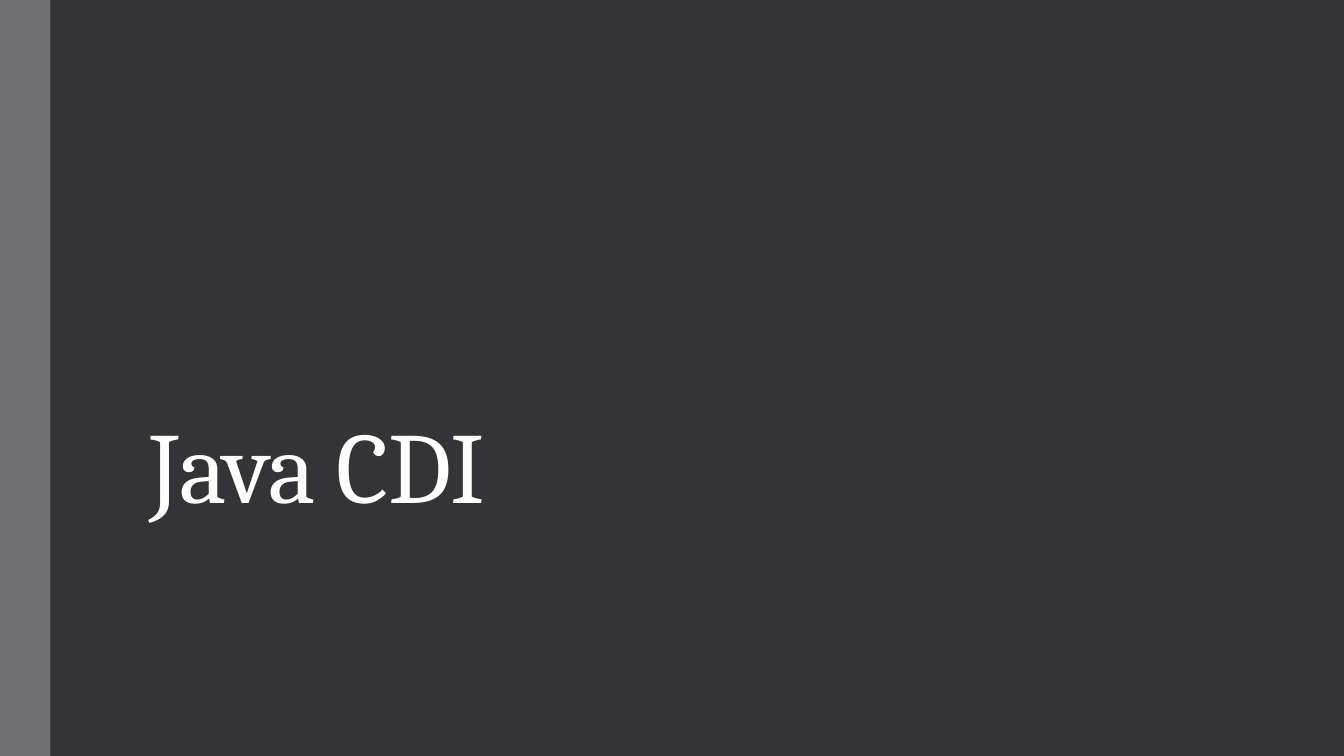
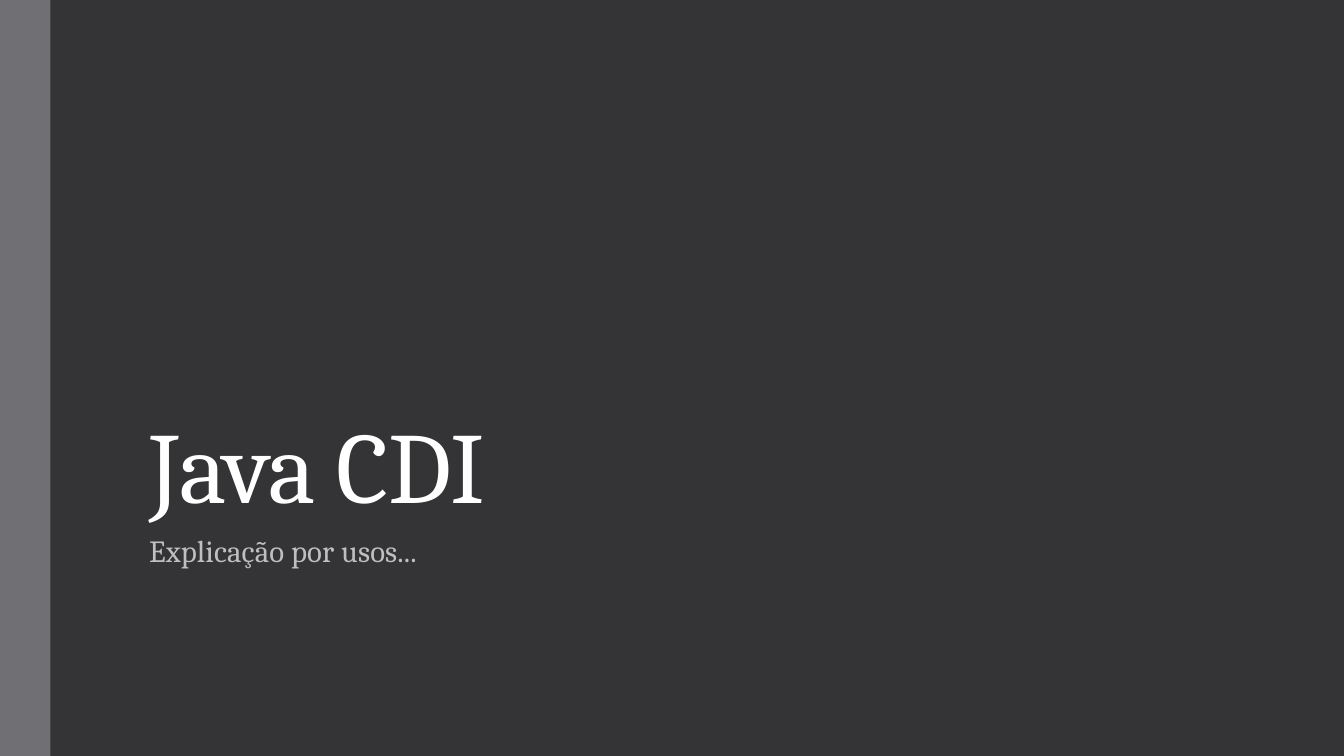
Before and after one commit to vepo/cdi-tutorial, a slide deck: slide 12 of resource/Java CDI.pptx. Drawn at 1344x756 pixels with LibreOffice and Linux fonts; fonts in the diff are those of the drawing. Boxes give left, top, right and bottom in pixels: in the first picture for what was removed or moved away, otherwise in the second. Text is boxed around its words. In the diff, an @@ line names an element or a change of style, - is before the commit and + after.

```diff
--- a/resource/Java CDI.pptx
+++ b/resource/Java CDI.pptx
@@ subtitle added at bbox=[149, 540, 416, 569], 22 pt, text #BFBFBF @@
+Explicação por usos...
```
Also in this commit, not shown: 5 other slides changed, 1 slide added, 31 other files.
